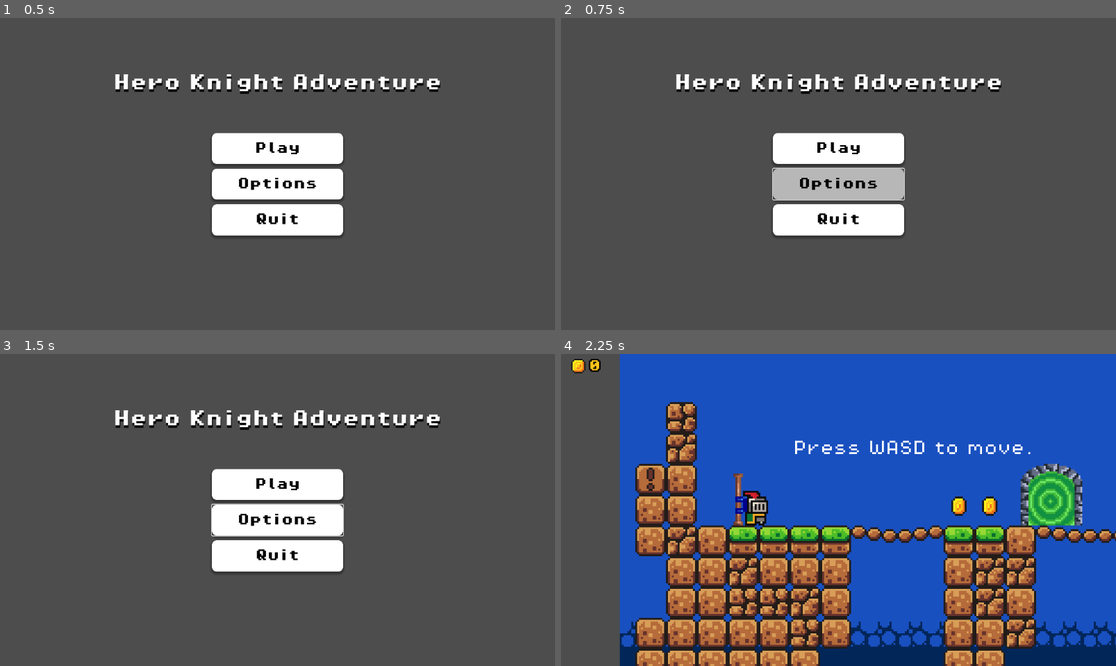
Above: before the commit, frames 1-4 (two rows, left to right).
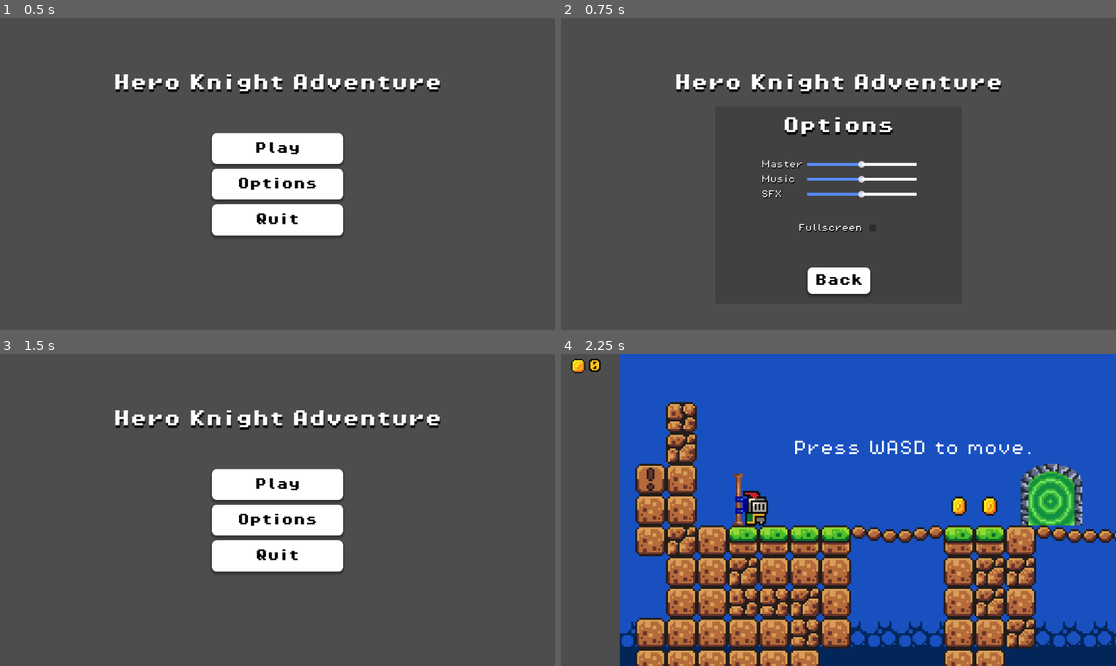
Above: after the commit, the same moments.

Repository: Dary30/hero-knight-adventure
Game: Godot game, scene res://src/ui/main_menu.tscn
Two runs of this game, one before a commit and one after it. Both use one fixed random seed, a clock stepped at 60 frames per second and the inputs below.
Inputs (mouse positions are in pixels of both pictures, inside the frame that each line leads up to):
- Up to frame 1 (0.5 s): no input
- Up to frame 2 (0.75 s): click "Options" at 0.5 s
- Up to frame 3 (1.5 s): click (277, 616) at 1.25 s, where only the run after the commit has a clickable "Back"
- Up to frame 4 (2.25 s): click "Play" at 2 s

Frame 1 is identical in both runs. In frame 2, 9.0% of the frame differs, in the area x 36-65%, y 31-90%; in frame 3, 0.2%; in frame 4, nothing differs.

Commit message:
Add option menu
Added an option menu that pops up when you press the Options button.
The menu contains:
-master volume slider
-music volume slider
-sfx volume slider
-fullscreen button

Diff:
--- a/default_bus_layout.tres
+++ b/default_bus_layout.tres
@@ -5,7 +5,7 @@
 bus/1/solo = false
 bus/1/mute = false
 bus/1/bypass_fx = false
-bus/1/volume_db = -18.9844
+bus/1/volume_db = -3.11963
 bus/1/send = &"Master"
 bus/2/name = &"SFX"
 bus/2/solo = false
--- a/project.godot
+++ b/project.godot
@@ -18,7 +18,7 @@
 [autoload]
 
 GameManager="*res://src/globals/game_manager.gd"
-Music="*res://src/music/music.tscn"
+Music="*res://src/audio/music.tscn"
 
 [input]
 
--- /dev/null
+++ b/src/audio/volume_slider.gd
@@ -0,0 +1,14 @@
+extends HSlider
+
+@export var bus_name: String
+
+var bus_id: int
+
+
+func _ready() -> void:
+	bus_id = AudioServer.get_bus_index(bus_name)
+
+
+func _on_value_changed(new_value: float) -> void:
+	var db = linear_to_db(new_value)
+	AudioServer.set_bus_volume_db(bus_id, db)
--- /dev/null
+++ b/src/ui/fullscreen_control.gd
@@ -0,0 +1,8 @@
+extends CheckBox
+
+
+func _on_toggled(toggled_on: bool) -> void:
+	if toggled_on == true:
+		DisplayServer.window_set_mode(DisplayServer.WINDOW_MODE_FULLSCREEN)
+	else:
+		DisplayServer.window_set_mode(DisplayServer.WINDOW_MODE_WINDOWED)
--- a/src/ui/main_menu.gd
+++ b/src/ui/main_menu.gd
@@ -1,4 +1,12 @@
 extends Control
+
+@onready var main_buttons: VBoxContainer = $MainButtons
+@onready var option_menu: Panel = $OptionMenu
+
+
+func _ready() -> void:
+	main_buttons.visible = true
+	option_menu.visible = false
 
 
 func _on_play_pressed() -> void:
@@ -6,8 +14,13 @@
 
 
 func _on_options_pressed() -> void:
-	pass # Replace with function body.
+	main_buttons.visible = false
+	option_menu.visible = true
 
 
 func _on_quit_pressed() -> void:
 	get_tree().quit()
+
+
+func _on_back_pressed() -> void:
+	_ready()
--- a/src/ui/main_menu.tscn
+++ b/src/ui/main_menu.tscn
@@ -1,7 +1,10 @@
-[gd_scene load_steps=6 format=3 uid="uid://bmblv1y3xxdmi"]
+[gd_scene load_steps=15 format=3 uid="uid://bmblv1y3xxdmi"]
 
 [ext_resource type="Script" uid="uid://bx7q1bslib7jp" path="res://src/ui/main_menu.gd" id="1_qoywa"]
 [ext_resource type="FontFile" uid="uid://bdpp3kapmnxd4" path="res://assets/fonts/PixelOperator8-Bold.ttf" id="2_f0s2b"]
+[ext_resource type="FontFile" uid="uid://rcf8py33vxyi" path="res://assets/fonts/PixelOperator8.ttf" id="3_f0s2b"]
+[ext_resource type="Script" uid="uid://r1itil0ctj7f" path="res://src/audio/volume_slider.gd" id="4_5mgu5"]
+[ext_resource type="Script" uid="uid://k1p7jahhqcdc" path="res://src/ui/fullscreen_control.gd" id="5_h03rr"]
 
 [sub_resource type="StyleBoxFlat" id="StyleBoxFlat_yqorp"]
 bg_color = Color(0.716296, 0.716296, 0.716296, 1)
@@ -32,6 +35,47 @@
 shadow_color = Color(0, 0, 0, 0.301961)
 shadow_size = 5
 shadow_offset = Vector2(0, 3.5)
+
+[sub_resource type="StyleBoxFlat" id="StyleBoxFlat_h03rr"]
+bg_color = Color(0, 0, 0, 0.156863)
+
+[sub_resource type="StyleBoxFlat" id="StyleBoxFlat_qoywa"]
+bg_color = Color(0.716296, 0.716296, 0.716296, 1)
+corner_radius_top_left = 10
+corner_radius_top_right = 10
+corner_radius_bottom_right = 10
+corner_radius_bottom_left = 10
+shadow_color = Color(0, 0, 0, 0.301961)
+shadow_size = 5
+shadow_offset = Vector2(0, 3.5)
+
+[sub_resource type="StyleBoxFlat" id="StyleBoxFlat_f0s2b"]
+bg_color = Color(0.2484, 0.2484, 0.2484, 1)
+corner_radius_top_left = 10
+corner_radius_top_right = 10
+corner_radius_bottom_right = 10
+corner_radius_bottom_left = 10
+shadow_color = Color(0, 0, 0, 0.301961)
+shadow_size = 5
+shadow_offset = Vector2(0, 3.5)
+
+[sub_resource type="StyleBoxFlat" id="StyleBoxFlat_5mgu5"]
+bg_color = Color(1, 1, 1, 1)
+corner_radius_top_left = 10
+corner_radius_top_right = 10
+corner_radius_bottom_right = 10
+corner_radius_bottom_left = 10
+shadow_color = Color(0, 0, 0, 0.301961)
+shadow_size = 5
+shadow_offset = Vector2(0, 3.5)
+
+[sub_resource type="StyleBoxLine" id="StyleBoxLine_qoywa"]
+color = Color(1, 1, 1, 1)
+thickness = 6
+
+[sub_resource type="StyleBoxLine" id="StyleBoxLine_f0s2b"]
+color = Color(0.346187, 0.547705, 1, 1)
+thickness = 6
 
 [node name="MainMenu" type="Control"]
 layout_mode = 3
@@ -42,7 +86,29 @@
 grow_vertical = 2
 script = ExtResource("1_qoywa")
 
-[node name="ButtonHolder" type="VBoxContainer" parent="."]
+[node name="Title" type="Label" parent="."]
+layout_mode = 1
+anchors_preset = 8
+anchor_left = 0.5
+anchor_top = 0.5
+anchor_right = 0.5
+anchor_bottom = 0.5
+offset_left = -341.0
+offset_top = -233.0
+offset_right = 341.0
+offset_bottom = -145.0
+grow_horizontal = 2
+grow_vertical = 2
+theme_override_colors/font_shadow_color = Color(0, 0, 0, 1)
+theme_override_constants/shadow_offset_y = 5
+theme_override_fonts/font = ExtResource("2_f0s2b")
+theme_override_font_sizes/font_size = 35
+text = "Hero Knight Adventure"
+horizontal_alignment = 1
+vertical_alignment = 1
+
+[node name="MainButtons" type="VBoxContainer" parent="."]
+visible = false
 layout_mode = 1
 anchors_preset = 8
 anchor_left = 0.5
@@ -57,7 +123,7 @@
 grow_vertical = 2
 theme_override_constants/separation = 10
 
-[node name="PlayButton" type="Button" parent="ButtonHolder"]
+[node name="Play" type="Button" parent="MainButtons"]
 layout_mode = 2
 size_flags_vertical = 3
 theme_override_colors/font_hover_color = Color(0, 0, 0, 1)
@@ -71,7 +137,7 @@
 theme_override_styles/normal = SubResource("StyleBoxFlat_0ykhv")
 text = "Play"
 
-[node name="OptionsButton" type="Button" parent="ButtonHolder"]
+[node name="Option" type="Button" parent="MainButtons"]
 layout_mode = 2
 size_flags_vertical = 3
 theme_override_colors/font_hover_color = Color(0, 0, 0, 1)
@@ -85,7 +151,7 @@
 theme_override_styles/normal = SubResource("StyleBoxFlat_0ykhv")
 text = "Options"
 
-[node name="QuitButton" type="Button" parent="ButtonHolder"]
+[node name="Quit" type="Button" parent="MainButtons"]
 layout_mode = 2
 size_flags_vertical = 3
 theme_override_colors/font_hover_color = Color(0, 0, 0, 1)
@@ -99,27 +165,176 @@
 theme_override_styles/normal = SubResource("StyleBoxFlat_0ykhv")
 text = "Quit"
 
-[node name="Label" type="Label" parent="."]
-layout_mode = 1
-anchors_preset = 8
-anchor_left = 0.5
-anchor_top = 0.5
-anchor_right = 0.5
-anchor_bottom = 0.5
-offset_left = -341.0
-offset_top = -233.0
-offset_right = 341.0
-offset_bottom = -145.0
-grow_horizontal = 2
-grow_vertical = 2
+[node name="OptionMenu" type="Panel" parent="."]
+layout_mode = 1
+anchors_preset = 8
+anchor_left = 0.5
+anchor_top = 0.5
+anchor_right = 0.5
+anchor_bottom = 0.5
+offset_left = -256.0
+offset_top = -140.0
+offset_right = 256.0
+offset_bottom = 269.0
+grow_horizontal = 2
+grow_vertical = 2
+theme_override_styles/panel = SubResource("StyleBoxFlat_h03rr")
+
+[node name="Options" type="Label" parent="OptionMenu"]
+layout_mode = 1
+anchors_preset = 10
+anchor_right = 1.0
+offset_bottom = 80.0
+grow_horizontal = 2
 theme_override_colors/font_shadow_color = Color(0, 0, 0, 1)
 theme_override_constants/shadow_offset_y = 5
 theme_override_fonts/font = ExtResource("2_f0s2b")
 theme_override_font_sizes/font_size = 35
-text = "Hero Knight Adventure"
+text = "Options"
 horizontal_alignment = 1
 vertical_alignment = 1
 
-[connection signal="pressed" from="ButtonHolder/PlayButton" to="." method="_on_play_pressed"]
-[connection signal="pressed" from="ButtonHolder/OptionsButton" to="." method="_on_options_pressed"]
-[connection signal="pressed" from="ButtonHolder/QuitButton" to="." method="_on_quit_pressed"]
+[node name="MarginContainer" type="MarginContainer" parent="OptionMenu"]
+layout_mode = 1
+anchors_preset = 7
+anchor_left = 0.5
+anchor_top = 1.0
+anchor_right = 0.5
+anchor_bottom = 1.0
+offset_left = -64.5
+offset_top = -75.0
+offset_right = 65.5
+grow_horizontal = 2
+grow_vertical = 0
+theme_override_constants/margin_bottom = 20
+
+[node name="Back" type="Button" parent="OptionMenu/MarginContainer"]
+layout_mode = 2
+size_flags_vertical = 3
+theme_override_colors/font_hover_color = Color(0, 0, 0, 1)
+theme_override_colors/font_color = Color(0, 0, 0, 1)
+theme_override_colors/font_focus_color = Color(0, 0, 0, 1)
+theme_override_colors/font_pressed_color = Color(0, 0, 0, 1)
+theme_override_fonts/font = ExtResource("2_f0s2b")
+theme_override_font_sizes/font_size = 25
+theme_override_styles/hover = SubResource("StyleBoxFlat_qoywa")
+theme_override_styles/pressed = SubResource("StyleBoxFlat_f0s2b")
+theme_override_styles/normal = SubResource("StyleBoxFlat_5mgu5")
+text = "Back"
+
+[node name="GridContainer2" type="GridContainer" parent="OptionMenu"]
+layout_mode = 1
+anchors_preset = 8
+anchor_left = 0.5
+anchor_top = 0.5
+anchor_right = 0.5
+anchor_bottom = 0.5
+offset_left = -160.5
+offset_top = -92.5
+offset_right = 160.5
+offset_bottom = -12.5
+grow_horizontal = 2
+grow_vertical = 2
+theme_override_constants/h_separation = 10
+theme_override_constants/v_separation = 15
+columns = 2
+
+[node name="Master" type="Label" parent="OptionMenu/GridContainer2"]
+layout_mode = 2
+theme_override_colors/font_shadow_color = Color(0, 0, 0, 1)
+theme_override_constants/shadow_offset_y = 2
+theme_override_fonts/font = ExtResource("3_f0s2b")
+theme_override_font_sizes/font_size = 16
+text = "Master"
+
+[node name="MasterSlider" type="HSlider" parent="OptionMenu/GridContainer2"]
+layout_mode = 2
+size_flags_vertical = 1
+theme_override_constants/center_grabber = 1
+theme_override_styles/slider = SubResource("StyleBoxLine_qoywa")
+theme_override_styles/grabber_area = SubResource("StyleBoxLine_f0s2b")
+theme_override_styles/grabber_area_highlight = SubResource("StyleBoxLine_f0s2b")
+max_value = 1.0
+step = 0.001
+value = 0.5
+script = ExtResource("4_5mgu5")
+bus_name = "Master"
+
+[node name="Music" type="Label" parent="OptionMenu/GridContainer2"]
+layout_mode = 2
+theme_override_colors/font_shadow_color = Color(0, 0, 0, 1)
+theme_override_constants/shadow_offset_y = 2
+theme_override_fonts/font = ExtResource("3_f0s2b")
+theme_override_font_sizes/font_size = 16
+text = "Music"
+
+[node name="MusicSlider" type="HSlider" parent="OptionMenu/GridContainer2"]
+layout_mode = 2
+size_flags_vertical = 1
+theme_override_constants/center_grabber = 1
+theme_override_styles/slider = SubResource("StyleBoxLine_qoywa")
+theme_override_styles/grabber_area = SubResource("StyleBoxLine_f0s2b")
+theme_override_styles/grabber_area_highlight = SubResource("StyleBoxLine_f0s2b")
+max_value = 1.0
+step = 0.001
+value = 0.5
+script = ExtResource("4_5mgu5")
+bus_name = "Music"
+
+[node name="SFX" type="Label" parent="OptionMenu/GridContainer2"]
+layout_mode = 2
+theme_override_colors/font_shadow_color = Color(0, 0, 0, 1)
+theme_override_constants/shadow_offset_y = 2
+theme_override_fonts/font = ExtResource("3_f0s2b")
+theme_override_font_sizes/font_size = 16
+text = "SFX"
+
+[node name="SFXSlider" type="HSlider" parent="OptionMenu/GridContainer2"]
+custom_minimum_size = Vector2(225, 0)
+layout_mode = 2
+size_flags_vertical = 1
+theme_override_constants/center_grabber = 1
+theme_override_styles/slider = SubResource("StyleBoxLine_qoywa")
+theme_override_styles/grabber_area = SubResource("StyleBoxLine_f0s2b")
+theme_override_styles/grabber_area_highlight = SubResource("StyleBoxLine_f0s2b")
+max_value = 1.0
+step = 0.001
+value = 0.5
+script = ExtResource("4_5mgu5")
+bus_name = "SFX"
+
+[node name="HBoxContainer" type="HBoxContainer" parent="OptionMenu"]
+layout_mode = 1
+anchors_preset = 8
+anchor_left = 0.5
+anchor_top = 0.5
+anchor_right = 0.5
+anchor_bottom = 0.5
+offset_left = -83.0
+offset_top = 27.5
+offset_right = 83.0
+offset_bottom = 67.5
+grow_horizontal = 2
+grow_vertical = 2
+theme_override_constants/separation = 10
+
+[node name="Master" type="Label" parent="OptionMenu/HBoxContainer"]
+layout_mode = 2
+theme_override_colors/font_shadow_color = Color(0, 0, 0, 1)
+theme_override_constants/shadow_offset_y = 2
+theme_override_fonts/font = ExtResource("3_f0s2b")
+theme_override_font_sizes/font_size = 16
+text = "Fullscreen"
+
+[node name="CheckBox" type="CheckBox" parent="OptionMenu/HBoxContainer"]
+layout_mode = 2
+script = ExtResource("5_h03rr")
+
+[connection signal="pressed" from="MainButtons/Play" to="." method="_on_play_pressed"]
+[connection signal="pressed" from="MainButtons/Option" to="." method="_on_options_pressed"]
+[connection signal="pressed" from="MainButtons/Quit" to="." method="_on_quit_pressed"]
+[connection signal="pressed" from="OptionMenu/MarginContainer/Back" to="." method="_on_back_pressed"]
+[connection signal="value_changed" from="OptionMenu/GridContainer2/MasterSlider" to="OptionMenu/GridContainer2/MasterSlider" method="_on_value_changed"]
+[connection signal="value_changed" from="OptionMenu/GridContainer2/MusicSlider" to="OptionMenu/GridContainer2/MusicSlider" method="_on_value_changed"]
+[connection signal="value_changed" from="OptionMenu/GridContainer2/SFXSlider" to="OptionMenu/GridContainer2/SFXSlider" method="_on_value_changed"]
+[connection signal="toggled" from="OptionMenu/HBoxContainer/CheckBox" to="OptionMenu/HBoxContainer/CheckBox" method="_on_toggled"]
Renamed: src/music/music.tscn -> src/audio/music.tscn
Not shown, added: src/audio/volume_slider.gd.uid
Not shown, added: src/ui/fullscreen_control.gd.uid
